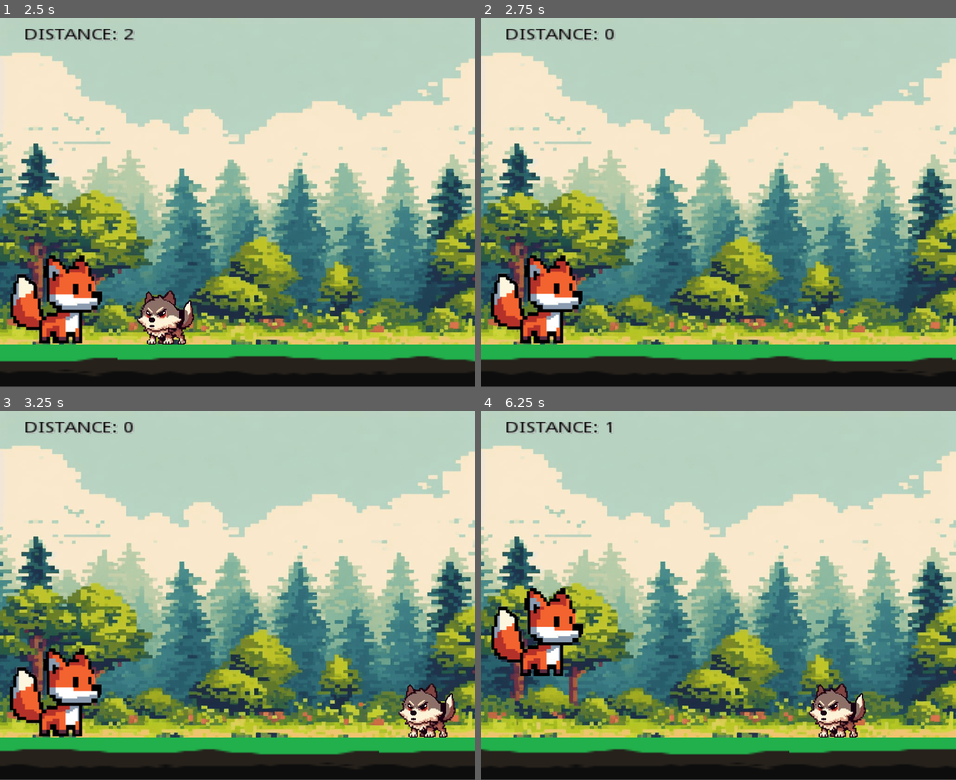
Above: before the commit, frames 1-4 (two rows, left to right).
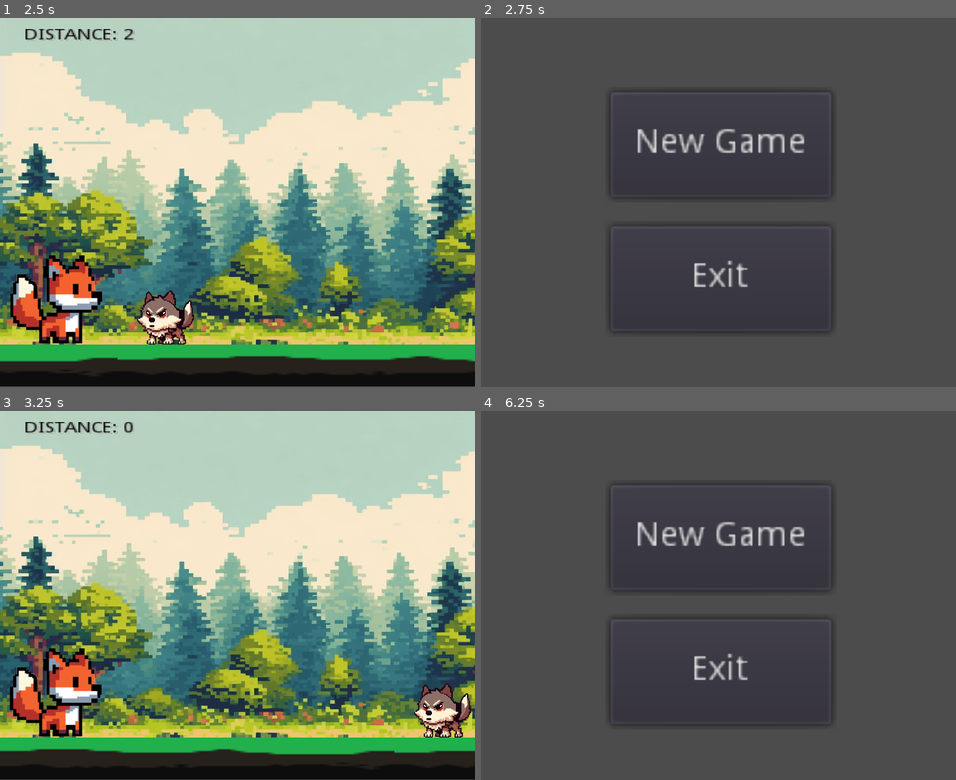
Above: after the commit, the same moments.

Repository: KitsuneFolk/FlappingFox
Game: Godot game, scene res://Menu.tscn
The game is run twice, just before and just after one commit, with the same random seed, the same clock (stepped at 60 frames per second) and the same inputs.
Inputs (mouse positions are in pixels of both pictures, inside the frame that each line leads up to):
- Up to frame 1 (2.5 s): click "New Game" at 0.5 s; hold Space (ui_up) from 1.28 s (still down)
- Up to frame 2 (2.75 s): keep holding Space (ui_up)
- Up to frame 3 (3.25 s): release Space (ui_up) at 2.75 s; click (242, 536) at 2.75 s, where only the run after the commit has a clickable "New Game"
- Up to frame 4 (6.25 s): hold Space (ui_up) 4.28-5.78 s; tap Space (ui_up) at 6.02 s

Frame 1 is identical in both runs. In frame 2, 99% of the frame differs, in the area x 0-100%, y 0-100%; in frame 3, 1.8%; in frame 4, 99%.

Commit message:
Added loose animation and return to the menu on enemy hit

Diff:
--- a/scripts/EnemyTouch.gd
+++ b/scripts/EnemyTouch.gd
@@ -4,4 +4,10 @@
 
 func _on_Area2D_body_entered(body:Node):
 	if (body.name == player.name):
-		get_tree().reload_current_scene()
+		show_lost_animation()
+
+func show_lost_animation():
+	get_tree().paused = true
+	OS.delay_msec(500)
+	get_tree().change_scene("res://Menu.tscn")
+	get_tree().paused = false
